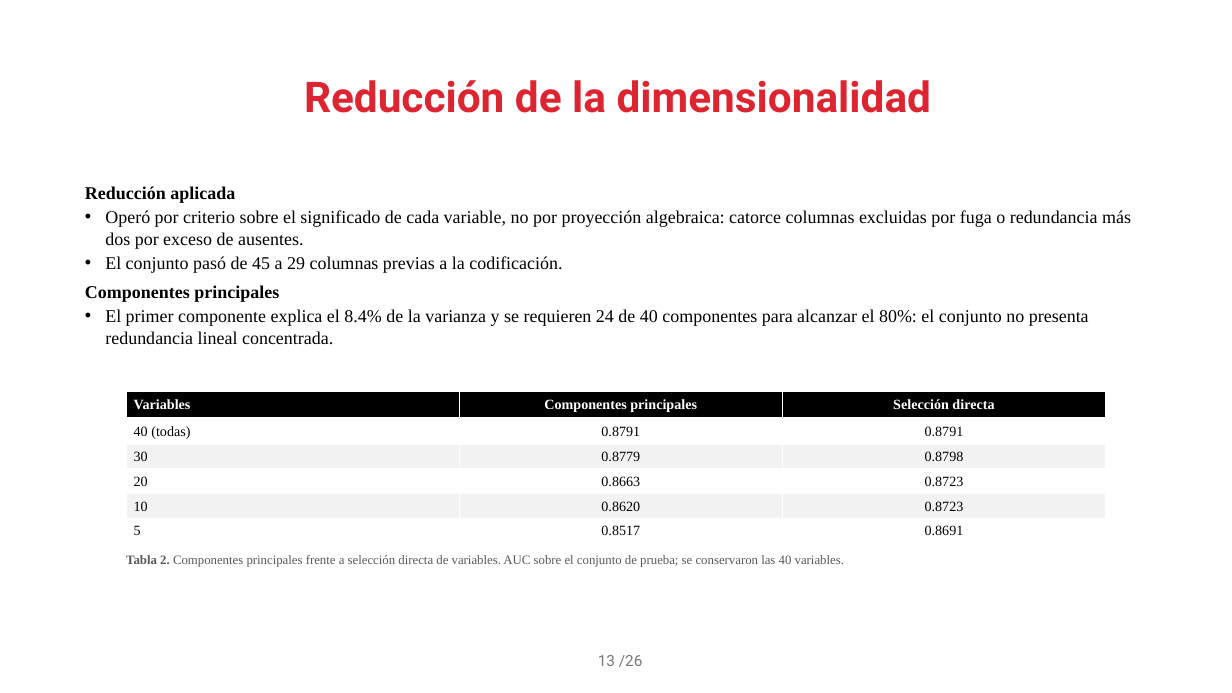
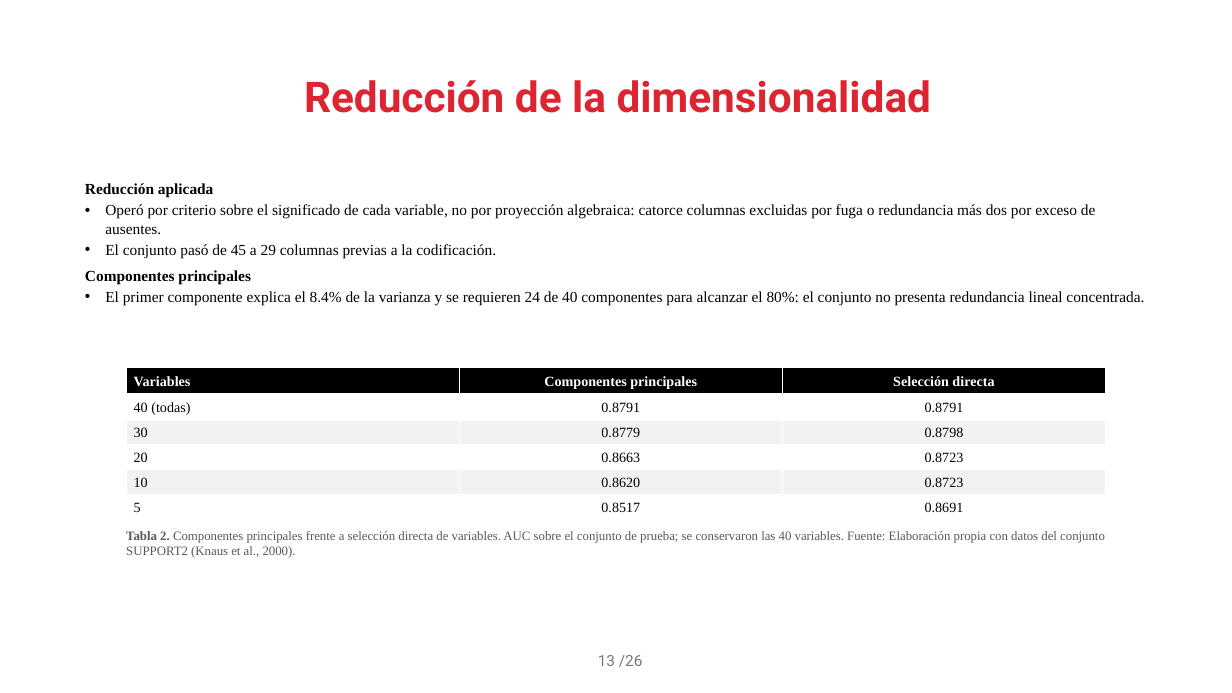
Before and after one commit to JozMdz/Realidad_Virtual, a slide deck: slide 13 of presentacion/proyecto_integrador.pptx. Drawn at 1232x693 pixels with LibreOffice and Linux fonts; fonts in the diff are those of the drawing; background and template pictures are left out. Boxes give left, top, right and bottom in pixels: in the first picture for what was removed or moved away, otherwise in the second. Text is boxed around its words. In the diff, an @@ line names an element or a change of style, - is before the commit and + after.

```diff
--- a/presentacion/proyecto_integrador.pptx
+++ b/presentacion/proyecto_integrador.pptx
@@ text "Reducción aplicada" at [85, 183, 1144, 306]: size 14 to 12 pt @@
@@ table: place and size @@
-table at [127, 392, 1106, 544]
+table at [127, 368, 1106, 520]
@@ text at [126, 531, 1105, 558]: text changed @@
-Tabla 2. Componentes principales frente a selección directa de variables. AUC sobre el conjunto de prueba; se conservaron las 40 variables.
+Tabla 2. Componentes principales frente a selección directa de variables. AUC sobre el conjunto de prueba; se conservaron las 40 variables. Fuente: Elaboración propia con datos del conjunto SUPPORT2 (Knaus et al., 2000).
```
Also in this commit, not shown: 12 other slides changed, 2 other files.
